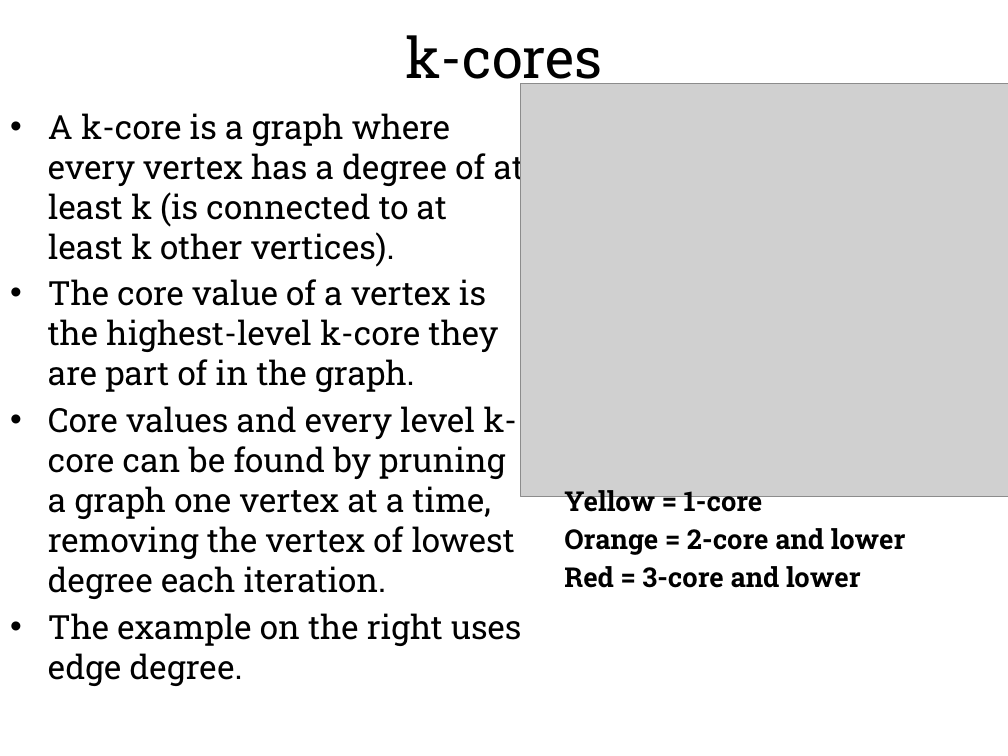
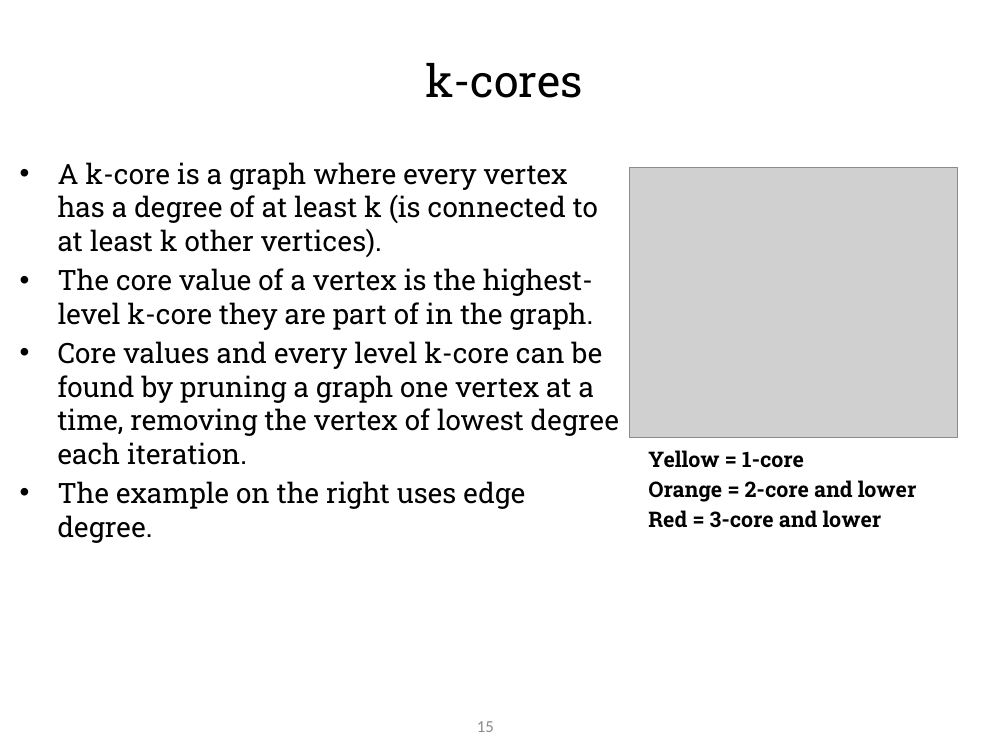
Before and after one commit to hgareau/DensestSubgraphDiscovery, a slide deck: slide 16 of Thesis Defense Presentation.pptx. Drawn at 1008x756 pixels with LibreOffice and Linux fonts; fonts in the diff are those of the drawing; grey boxes stand for pictures; background and template pictures are left out. Boxes give left, top, right and bottom in pixels: in the first picture for what was removed or moved away, otherwise in the second. Text is boxed around its words. In the diff, an @@ line names an element or a change of style, - is before the commit and + after.

Commit message:
Further format changes.

```diff
--- a/Thesis Defense Presentation.pptx
+++ b/Thesis Defense Presentation.pptx
@@ text "k-cores": place and size @@
-text "k-cores" at (406,35,603,92)
+text "k-cores" at (425,63,583,98)
@@ text "k-cores" at (425,63,583,98): size 40 to 32 pt @@
@@ text "A k-core is a graph ...": place and size @@
-text "A k-core is a graph ..." at (48,113,524,646)
+text "A k-core is a graph ..." at (58,162,619,543)
@@ text "A k-core is a graph ..." at (58,162,619,543): size 23.8 to 20 pt @@
@@ picture: place and size @@
-picture at (521,84,1008,496)
+picture at (630,168,958,438)
@@ text "Yellow = 1-core": place and size @@
-text "Yellow = 1-core" at (564,490,906,588)
+text "Yellow = 1-core" at (648,450,917,528)
@@ text "Yellow = 1-core" at (648,450,917,528): size 19.6 to 15.4 pt @@
@@ page number: place and size @@
-page number at (17,680,110,748)
+page number at (477,721,494,732)
@@ page number at (477,721,494,732): size 28 to 12 pt, font Roboto Slab to Calibri, text colour #FFFFFF to #8C8C8C, bold off; alignment left to right; less space between paragraphs; vertical alignment top to middle @@
```
Also in this commit, not shown: 45 other slides changed, 1 slide added, 1 slide removed.
